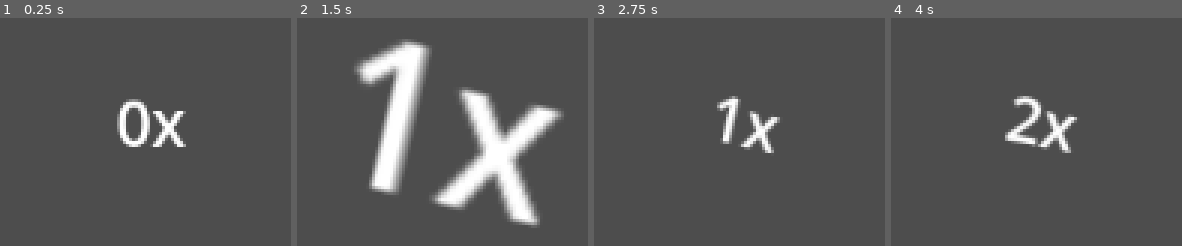
Above: before the commit, frames 1-4 (left to right).
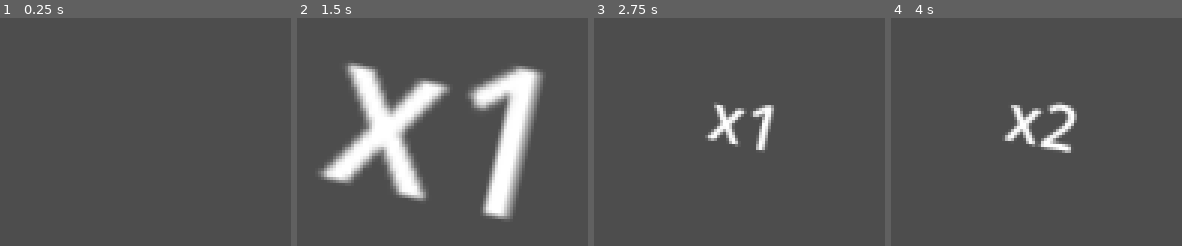
Above: after the commit, the same moments.

Repository: GDD-JamTeam/signal_breaker
Game: Godot game, scene res://scenes/ui/in_game_ui/contador_hitsl.tscn
Same seed, same stepped clock (60 frames per second), same inputs: the game is played once before the commit and once after it.
Inputs:
- Up to frame 1 (0.25 s): no input
- Up to frame 2 (1.5 s): tap Enter at 0.5 s; tap Space at 1.25 s; hold Left (ui_left) from 1.28 s (still down)
- Up to frame 3 (2.75 s): tap Enter at 2 s; release Left (ui_left) at 2.03 s
- Up to frame 4 (4 s): tap Space at 2.75 s; tap Enter at 3.5 s; hold Left (ui_left) from 3.53 s (still down)

The runs differ from the first frame. In frame 1, 2.5% of the frame differs, in the area x 40-64%, y 35-57%; in frame 2, 29%, in the area x 7-92%, y 9-91%; in frame 3, 2.9%; in frame 4, 2.6%.

Commit message:
Añadir efecto de mayor escala al llegar a los 10 golpes

Diff:
--- a/signal-breaker/scripts/contador_hits.gd
+++ b/signal-breaker/scripts/contador_hits.gd
@@ -4,22 +4,27 @@
 
 func _ready() -> void:
 	# Conectar con señal de cuando recibe daño un enemigo
-	pass
+	scale = Vector2.ZERO
+	modulate.a = 0.0
 
 func _process(_delta: float) -> void:
 	if Input.is_action_just_pressed("ui_left"):
 		actualizar_contador()
 
 func actualizar_contador():
-	animacion_pop()
 	hits += 1
-	self.text = str(hits) + "x"
+	self.text = "x" + str(hits)
+	animacion_pop(hits)
 
-func animacion_pop():
+func animacion_pop(hits):
 	var tween_pop = get_tree().create_tween()
 	var tilt = deg_to_rad(randf_range(-20, 20))
 	var scale_factor = randf_range(3, 3.5)
 
-	tween_pop.parallel().tween_property(self, "scale", scale*scale_factor, 0.1).set_trans(Tween.TRANS_EXPO)
+	if hits % 10 == 0:
+		scale_factor*=1.2
+
+	modulate.a = 1.0
+	tween_pop.parallel().tween_property(self, "scale", Vector2.ONE*scale_factor, 0.1).set_trans(Tween.TRANS_EXPO)
 	tween_pop.parallel().tween_property(self, "rotation", tilt, 0.1)
 	tween_pop.tween_property(self, "scale", Vector2.ONE, 0.3).set_trans(Tween.TRANS_BACK)
